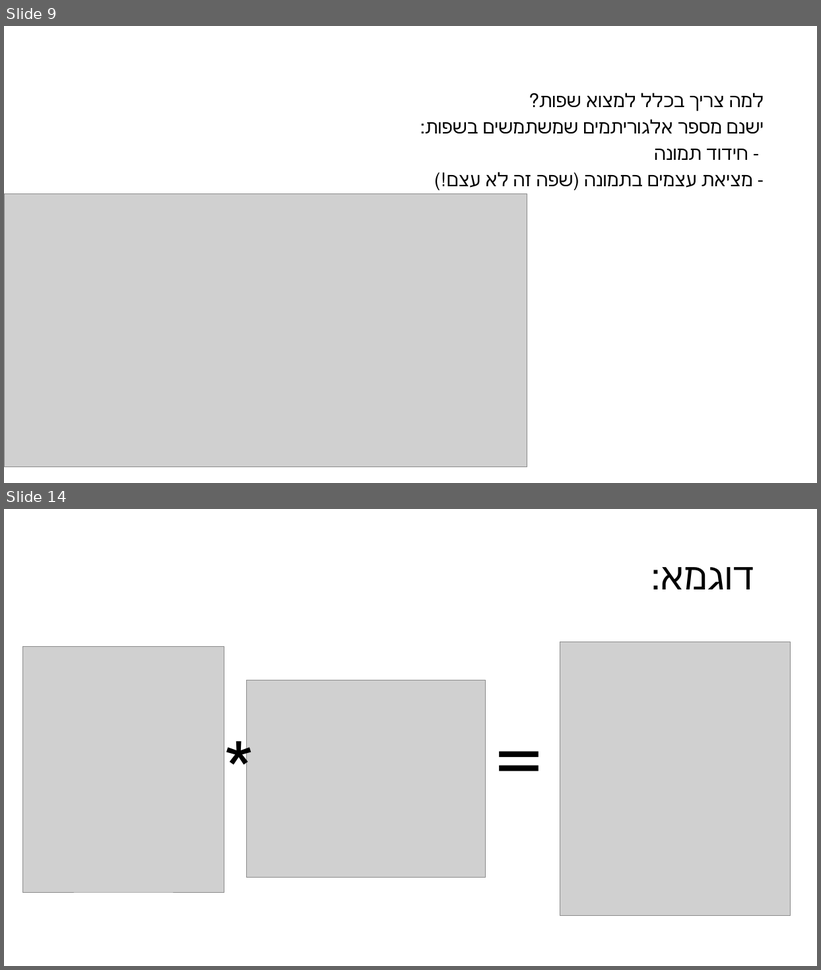
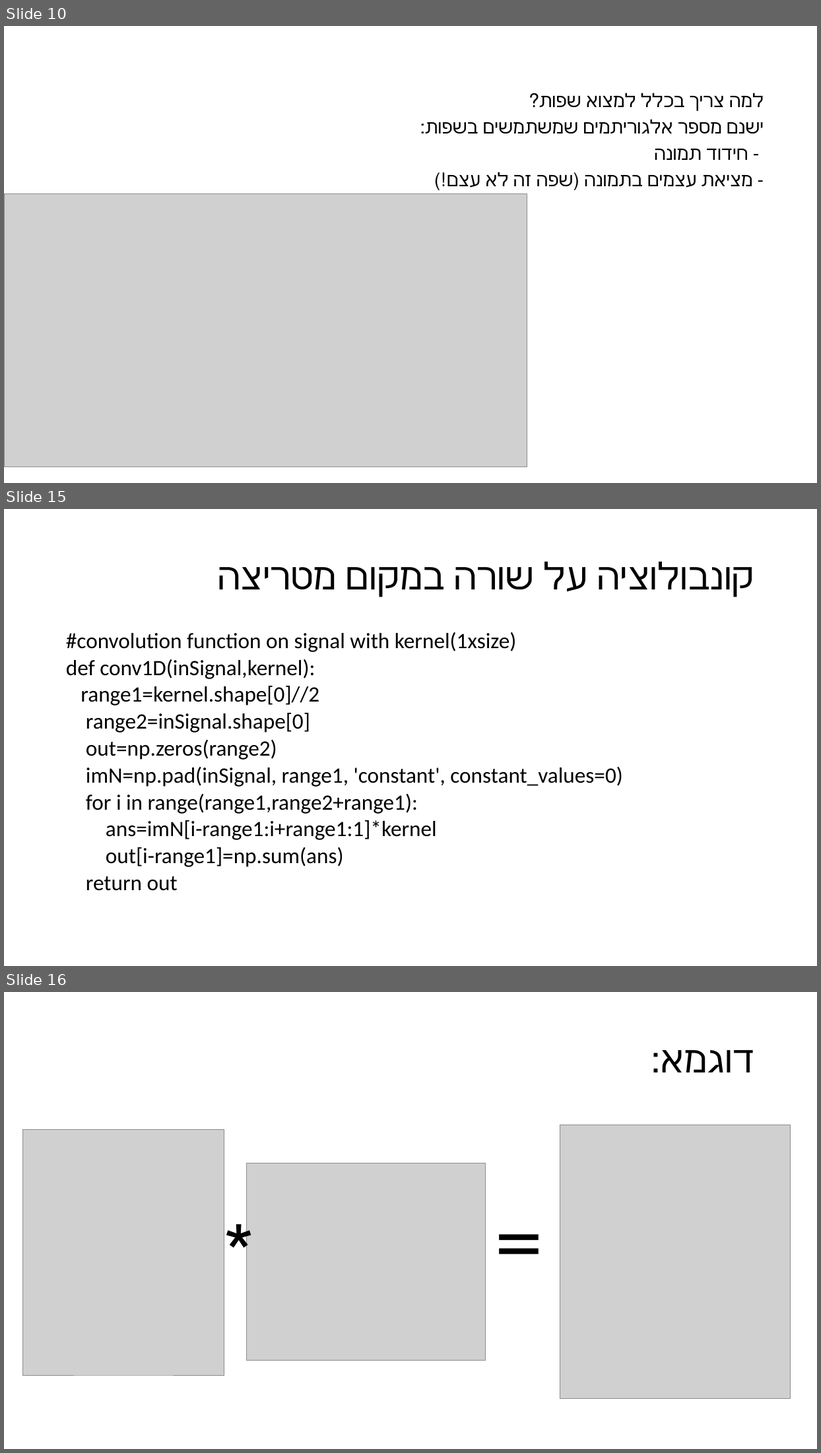
Before and after one commit to benyamindarmoni/Edge-Detection, a slide deck: מצגת.pptx. Shown one above the other, each under a label of ours: slides 9 and 14 before the commit, slides 10, 15 and 16 after it; the slides between them are not shown. The pictures are 821x970 and 821x1453 pixels, drawn with LibreOffice and Linux fonts; fonts in the diff are those of the drawing; grey boxes stand for pictures. Boxes give left, top, right and bottom in pixels: in the first picture for what was removed or moved away, otherwise in the second. Text is boxed around its words. In the diff, an @@ line names an element or a change of style, - is before the commit and + after.

```diff
--- a/מצגת.pptx
+++ b/מצגת.pptx
@@ slide 15 added at <box>4,509,817,966</box>, background #FFFFFF @@
@@ title added at <box>597,561,754,597</box>, 44 pt, text #000000 @@
+קונבולוציה על שורה במקום מטריצה
@@ text added at <box>66,632,623,891</box>, 25.9 pt, text #000000 @@
+#convolution function on signal with kernel(1xsize)
+def conv1D(inSignal,kernel):
+range1=kernel.shape[0]//2
+range2=inSignal.shape[0]
+out=np.zeros(range2)
+imN=np.pad(inSignal, range1, 'constant', constant_values=0)
+for i in range(range1,range2+range1):
+ans=imN[i-range1:i+range1:1]*kernel
+out[i-range1]=np.sum(ans)
+return out
@@ what was slide 9 is now slide 10 @@
@@ what was slide 14 is now slide 16 @@
```
Also in this commit, not shown: 14 slides changed, 22 other slides added, 10 slides removed.
